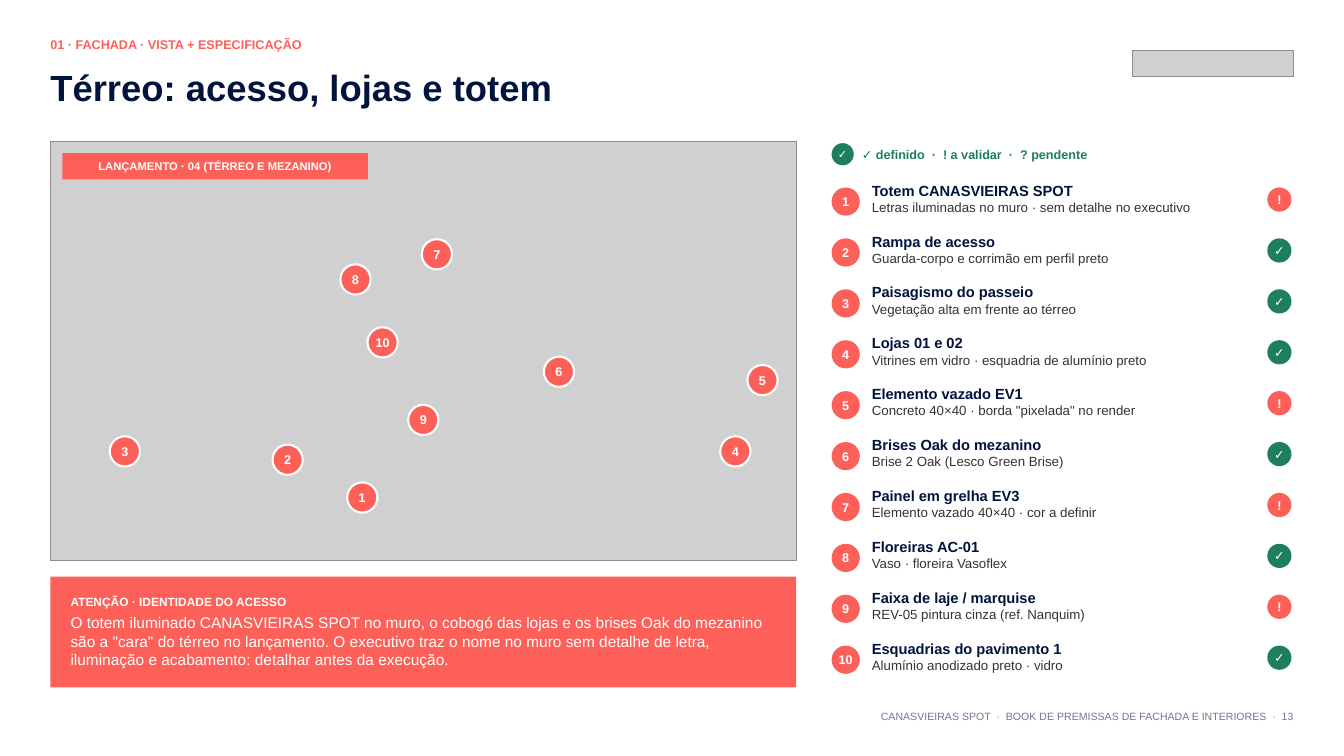
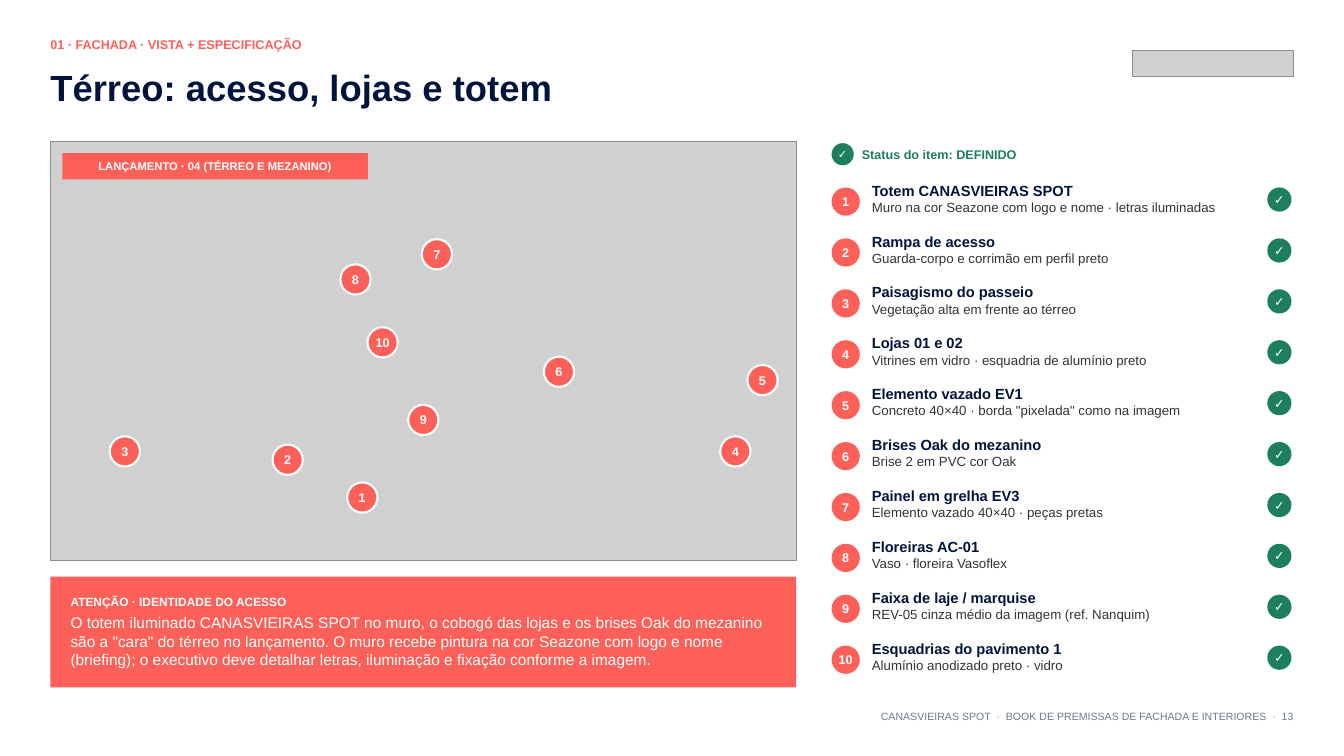
Before and after one commit to rachelsouto-source/book-premissas-template, a slide deck: slide 13 of books/CANASVIEIRAS_SPOT_Book_de_Premissas_v3.pptx. Drawn at 1344x756 pixels with LibreOffice and Linux fonts; fonts in the diff are those of the drawing; grey boxes stand for pictures; background and template pictures are left out. Boxes give left, top, right and bottom in pixels: in the first picture for what was removed or moved away, otherwise in the second. Text is boxed around its words. In the diff, an @@ line names an element or a change of style, - is before the commit and + after.

```diff
--- a/books/CANASVIEIRAS_SPOT_Book_de_Premissas_v3.pptx
+++ b/books/CANASVIEIRAS_SPOT_Book_de_Premissas_v3.pptx
@@ text at <box>862,150,1016,159</box>: text changed @@
-✓ definido · ! a validar · ? pendente
+Status do item: DEFINIDO
@@ text at <box>872,202,1215,215</box>: text changed @@
-Letras iluminadas no muro · sem detalhe no executivo
+Muro na cor Seazone com logo e nome · letras iluminadas
@@ text in ellipse at <box>1267,188,1292,212</box>: text changed @@
-!
+✓
@@ text at <box>872,405,1180,418</box>: text changed @@
-Concreto 40×40 · borda "pixelada" no render
+Concreto 40×40 · borda "pixelada" como na imagem
@@ text in ellipse at <box>1267,391,1292,415</box>: text changed @@
-!
+✓
@@ text at <box>872,456,1016,466</box>: text changed @@
-Brise 2 Oak (Lesco Green Brise)
+Brise 2 em PVC cor Oak
@@ text at <box>872,507,1103,520</box>: text changed @@
-Elemento vazado 40×40 · cor a definir
+Elemento vazado 40×40 · peças pretas
@@ text in ellipse at <box>1267,493,1292,517</box>: text changed @@
-!
+✓
@@ fill #FC6058 to #1E7F5C in 4 elements at <box>1267,188,1292,212</box>, <box>1267,391,1292,415</box>, <box>1267,493,1292,517</box>, <box>1267,595,1292,619</box> @@
@@ text in ellipse at <box>1267,595,1292,619</box>: text changed @@
-!
+✓
@@ text at <box>71,616,762,668</box>: text changed @@
-O totem iluminado CANASVIEIRAS SPOT no muro, o cobogó das lojas e os brises Oak do mezanino são a "cara" do térreo no lançamento. O executivo traz o nome no muro sem detalhe de letra, iluminação e acabamento: detalhar antes da execução.
+O totem iluminado CANASVIEIRAS SPOT no muro, o cobogó das lojas e os brises Oak do mezanino são a "cara" do térreo no lançamento. O muro recebe pintura na cor Seazone com logo e nome (briefing); o executivo deve detalhar letras, iluminação e fixação conforme a imagem.
@@ text at <box>872,609,1150,622</box>: text changed @@
-REV-05 pintura cinza (ref. Nanquim)
+REV-05 cinza médio da imagem (ref. Nanquim)
```
Also in this commit, not shown: 19 other slides changed, 3 other files.
